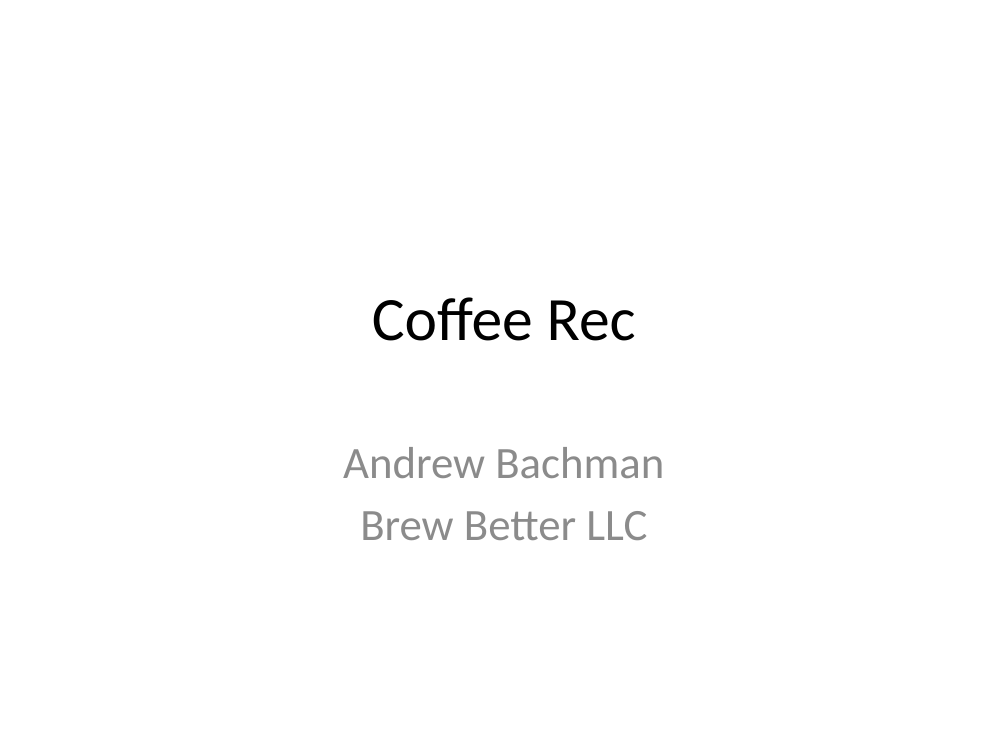
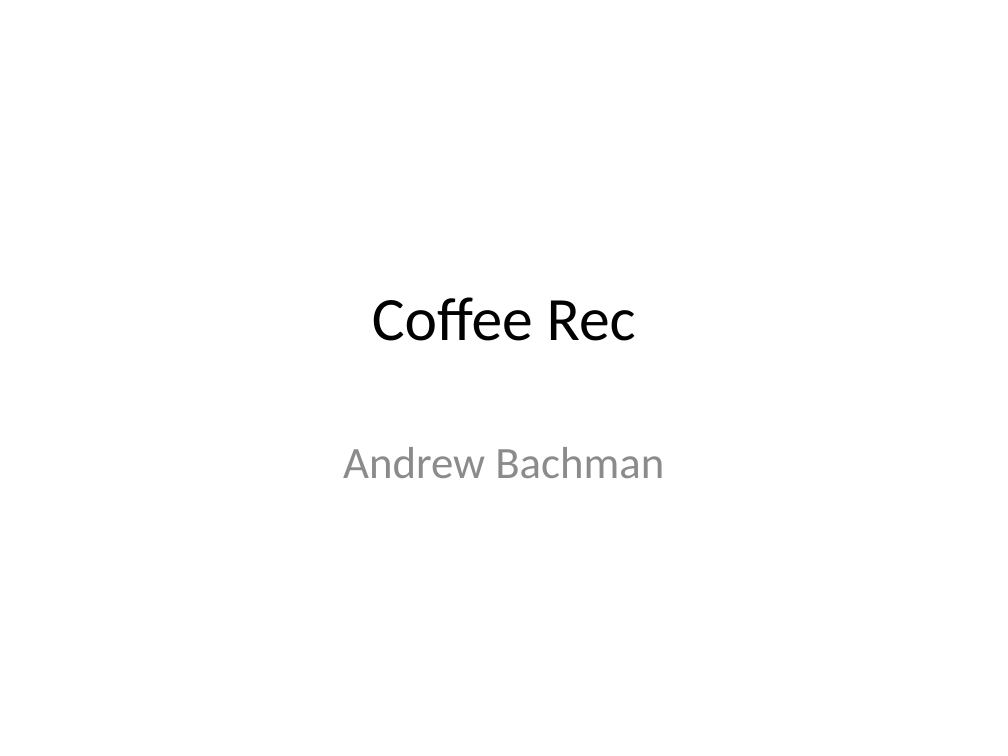
Before and after one commit to abachman11/CoffeeRec, a slide deck: slide 1 of Questions.pptx. Drawn at 1008x756 pixels with LibreOffice and Linux fonts; fonts in the diff are those of the drawing. Boxes give left, top, right and bottom in pixels: in the first picture for what was removed or moved away, otherwise in the second. Text is boxed around its words. In the diff, an @@ line names an element or a change of style, - is before the commit and + after.

```diff
--- a/Questions.pptx
+++ b/Questions.pptx
@@ subtitle at bbox=[360, 511, 647, 540]: paragraph removed @@
-Brew Better LLC
```
Also in this commit, not shown: 1 other file.
